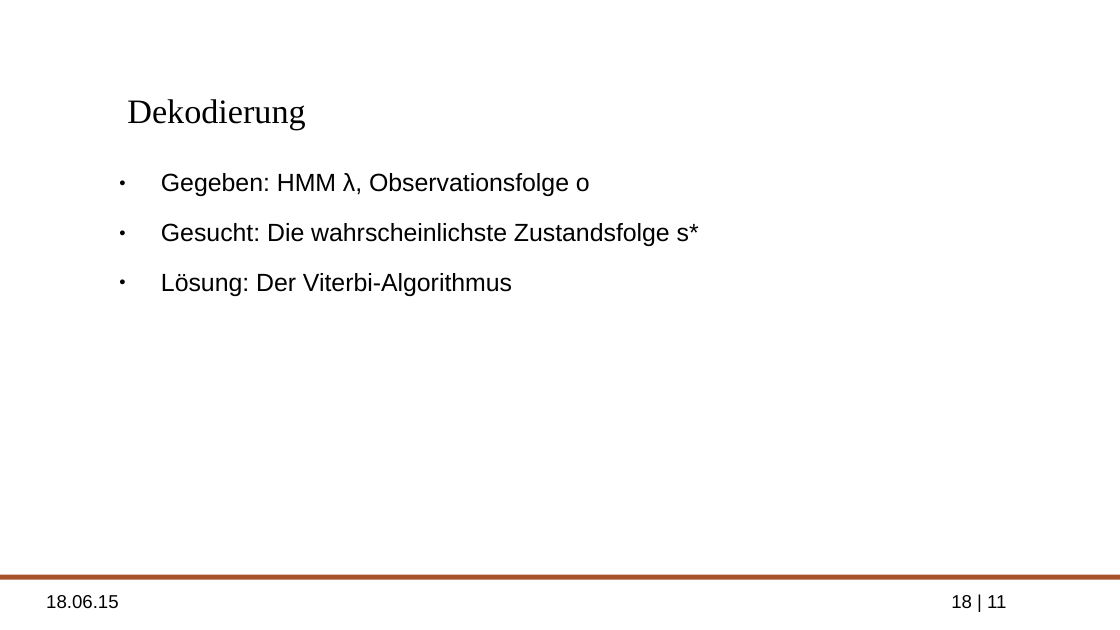
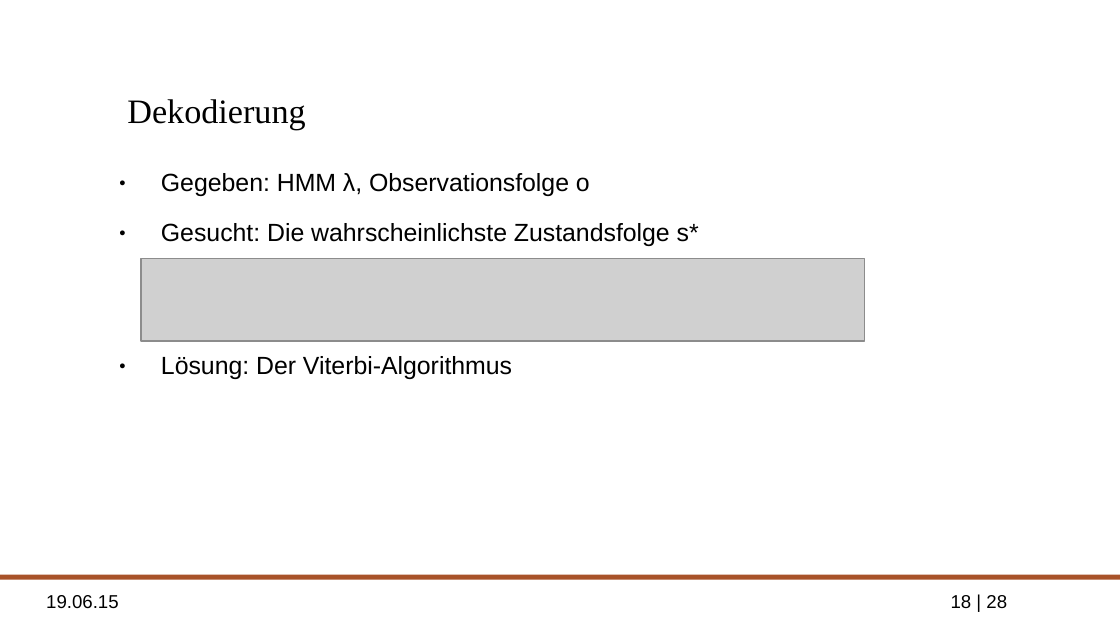
Before and after one commit to ppasler/Formale-Methoden-HMM, a slide deck: slide 18 of presentation/hidden_markov_pasler.odp. Drawn at 1120x630 pixels with LibreOffice and Linux fonts; fonts in the diff are those of the drawing; grey boxes stand for pictures; background and template pictures are left out. Boxes give left, top, right and bottom in pixels: in the first picture for what was removed or moved away, otherwise in the second. Text is boxed around its words. In the diff, an @@ line names an element or a change of style, - is before the commit and + after.

```diff
--- a/presentation/hidden_markov_pasler.odp
+++ b/presentation/hidden_markov_pasler.odp
@@ text "Gegeben: HMM λ, Observationsfolge o" rewrapped from [161, 173, 699, 296] to [161, 173, 699, 379] @@
@@ picture added at [141, 259, 865, 342] @@
@@ text at [46, 595, 119, 609]: text changed @@
-18.06.15
+19.06.15
@@ page number at [951, 595, 1007, 608]: text changed @@
-18 | 11
+18 | 28
```
Also in this commit, not shown: 24 other slides changed, 2 slides added, 2 slides removed.
